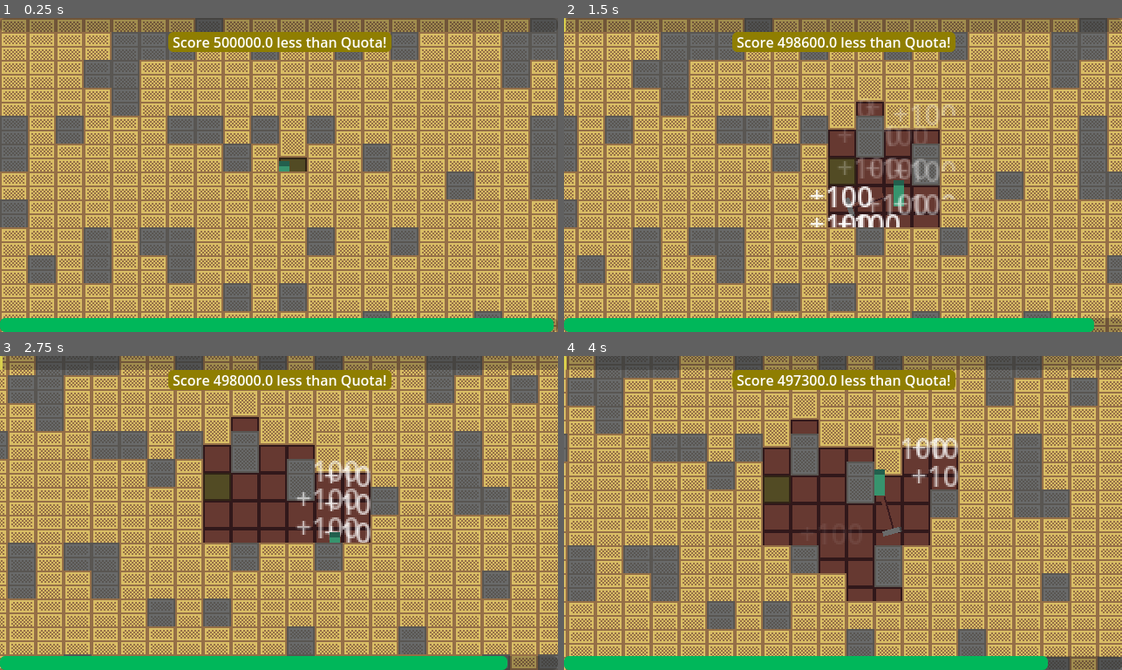
Above: before the commit, frames 1-4 (two rows, left to right).
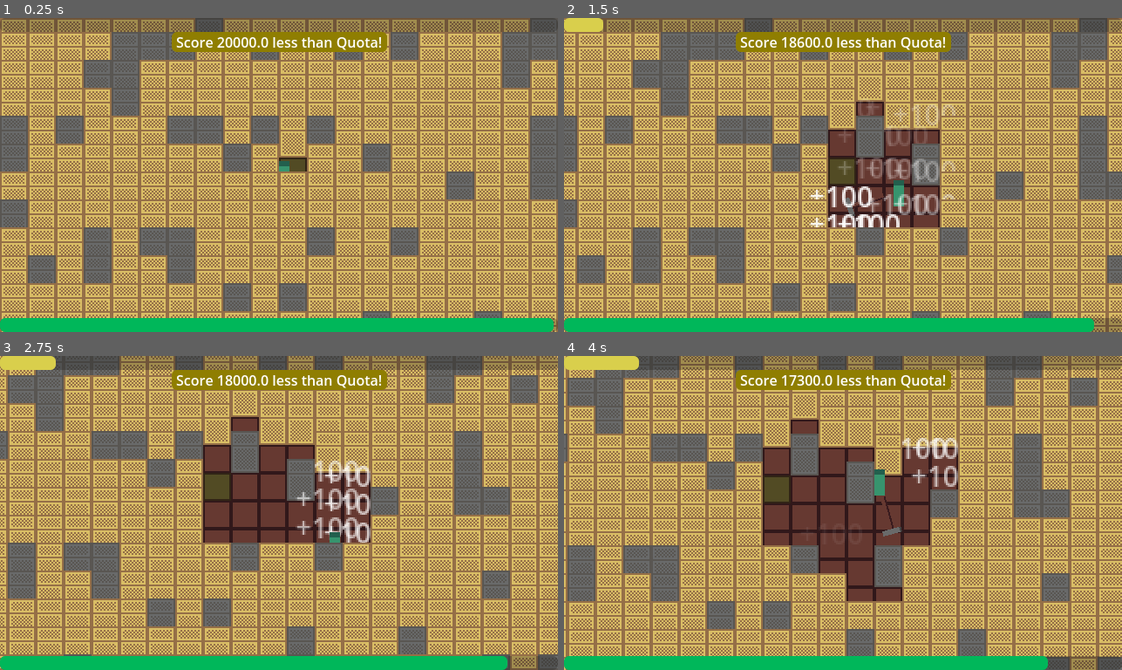
Above: after the commit, the same moments.

Repository: shuofsin/notsowingsimulator
Game: Godot game, scene res://Scenes/Worlds/test_world.tscn
Two runs of this game, one before a commit and one after it. Both use one fixed random seed, a clock stepped at 60 frames per second and the inputs below.
Inputs (mouse positions are in pixels of both pictures, inside the frame that each line leads up to):
- Up to frame 1 (0.25 s): no input
- Up to frame 2 (1.5 s): move the mouse to (965, 159) at 0.52 s; hold D (move_right) 0.53-1.28 s; click (965, 159) at 0.6 s; move the mouse to (731, 190) at 1.27 s; hold S (move_down) from 1.28 s (still down); click (731, 190) at 1.35 s
- Up to frame 3 (2.75 s): move the mouse to (334, 443) at 2.02 s; release S (move_down) at 2.03 s; hold D (move_right) from 2.03 s (still down); click (334, 443) at 2.1 s
- Up to frame 4 (4 s): move the mouse to (815, 575) at 2.77 s; release D (move_right) at 2.78 s; hold W (move_up) 2.78-3.53 s; click (815, 575) at 2.85 s; move the mouse to (1010, 560) at 3.52 s; hold A (move_left) from 3.53 s (still down); click (1010, 560) at 3.6 s

The runs differ from the first frame. In frame 1, 0.9% of the frame differs, in the area x 30-71%, y 4-11%; in frame 2, 1.2%; in frame 3, 1.3%; in frame 4, 1.5%, in the area x 0-71%, y 0-11%.

Commit message:
Getting closer.

Diff:
--- a/Scenes/GUI/points.tscn
+++ b/Scenes/GUI/points.tscn
@@ -27,3 +27,4 @@
 [node name="Sounds" type="AudioStreamPlayer2D" parent="."]
 unique_name_in_owner = true
 stream = ExtResource("2_5r7o3")
+volume_db = -10.0
--- a/Scripts/Enemy/temp_phantom.gd
+++ b/Scripts/Enemy/temp_phantom.gd
@@ -4,11 +4,14 @@
 @onready var health_component: HealthComponent = %HealthComponent
 @onready var progress_bar: ProgressBar = %ProgressBar
 var speed: float = 45
+var timer: float
+const TIME_TO_FADE: float = 15.0
 
 func _ready() -> void:
 	body_entered.connect(_body_has_entered)
 	health_component.MAX_HEALTH = Global.phantom_health
 	health_component.health = Global.phantom_health
+	timer = TIME_TO_FADE
 
 func _physics_process(delta: float) -> void:
 	if Global.player:
@@ -20,6 +23,12 @@
 	if health_component.health <= 0:
 		queue_free()
 
+	timer -= delta
+	if timer <= 0:
+		var tween = create_tween()
+		tween.tween_property(self, "modulate:a", 0, 3)
+		tween.finished.connect(queue_free)
+
 func _body_has_entered(_body_entered: Node2D):
 	if _body_entered is Player:
 		Global.score = floor(Global.score * 0.8)
--- a/Scripts/System/global.gd
+++ b/Scripts/System/global.gd
@@ -1,7 +1,7 @@
 extends Node
 
 var score: float = 0;
-var quota: float = 500000;
+var quota: float = 20000;
 var player: Player
 var map: Map
 var state: String = "game"
